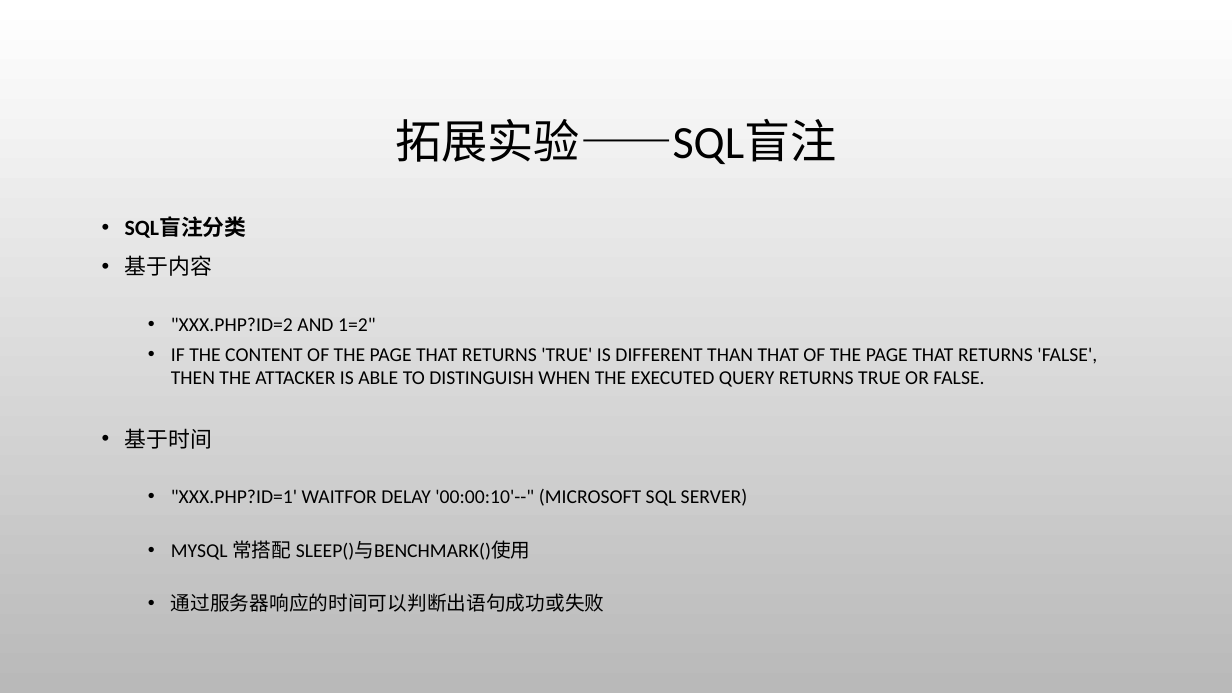
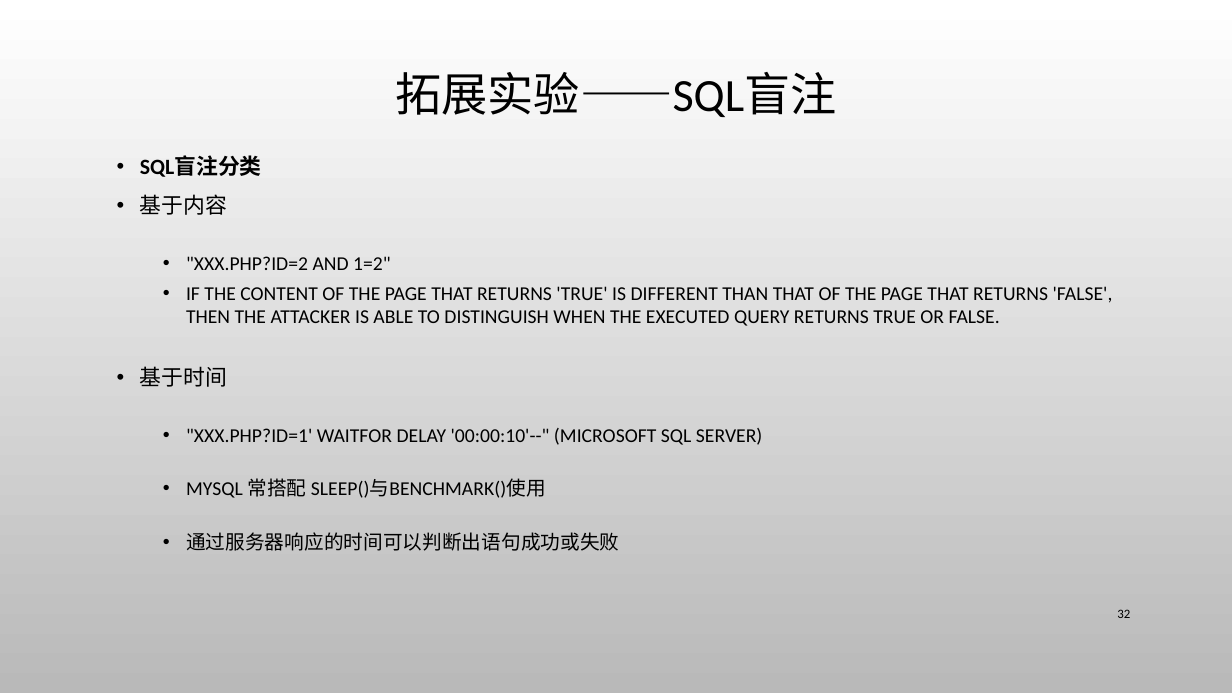
Before and after one commit to CUCCS/ns, a slide deck: slide 32 of 2016-2/zc_snRNA/FlippedClassroom_FromSqlInjectionToShell/From SQL injection to Shell.pptx (slide 27 before the commit). Drawn at 1232x693 pixels with LibreOffice and Linux fonts; fonts in the diff are those of the drawing; background and template pictures are left out. Boxes give left, top, right and bottom in pixels: in the first picture for what was removed or moved away, otherwise in the second. Text is boxed around its words. In the diff, an @@ line names an element or a change of style, - is before the commit and + after.

```diff
--- a/2016-2/zc_snRNA/FlippedClassroom_FromSqlInjectionToShell/From SQL injection to Shell.pptx
+++ b/2016-2/zc_snRNA/FlippedClassroom_FromSqlInjectionToShell/From SQL injection to Shell.pptx
@@ title "拓展实验——SQL盲注": place and size @@
-title "拓展实验——SQL盲注" at box(395, 119, 836, 164)
+title "拓展实验——SQL盲注" at box(395, 72, 836, 117)
@@ text "SQL盲注分类": place and size @@
-text "SQL盲注分类" at box(125, 217, 1097, 612)
+text "SQL盲注分类" at box(140, 156, 1113, 551)
@@ page number added at box(1117, 609, 1130, 618), 10 pt, text #000000 @@
+32
```
Also in this commit, not shown: 20 other slides changed, 11 slides added, 7 slides removed.
